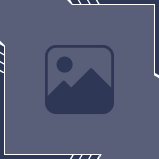
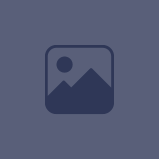
Revision of a layered 159px x 159px image; what changed, layer by layer:
added layer "album copy" (80%) above "border" over [0, 0, 159, 159]
moved "album" into group "border" over [0, 0, 159, 159]
moved "dark border" into group "border" over [0, 0, 159, 159]
